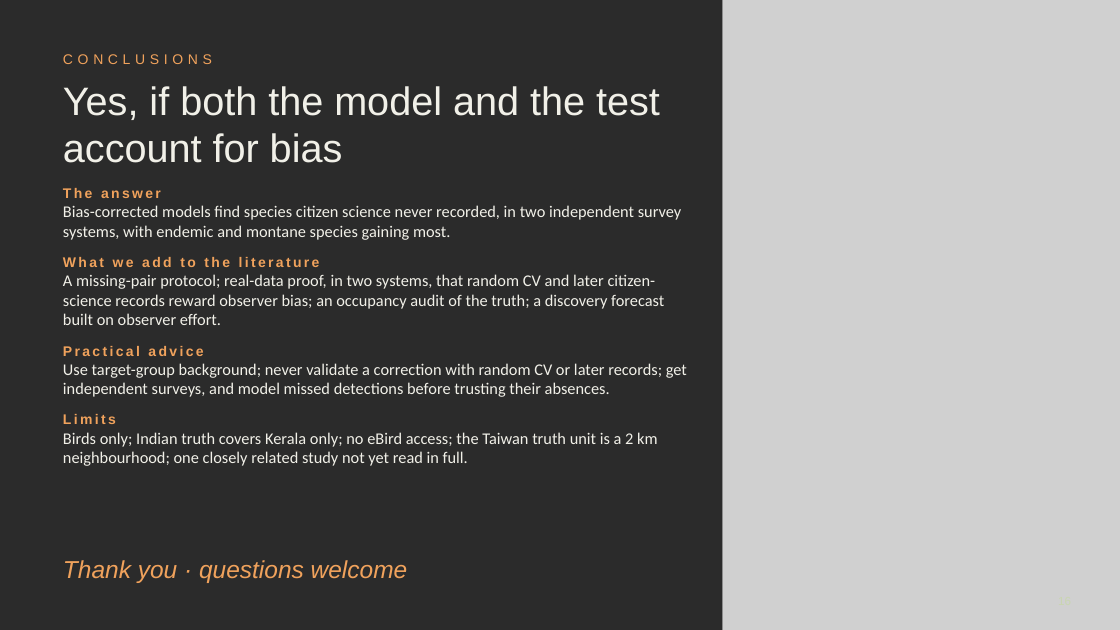
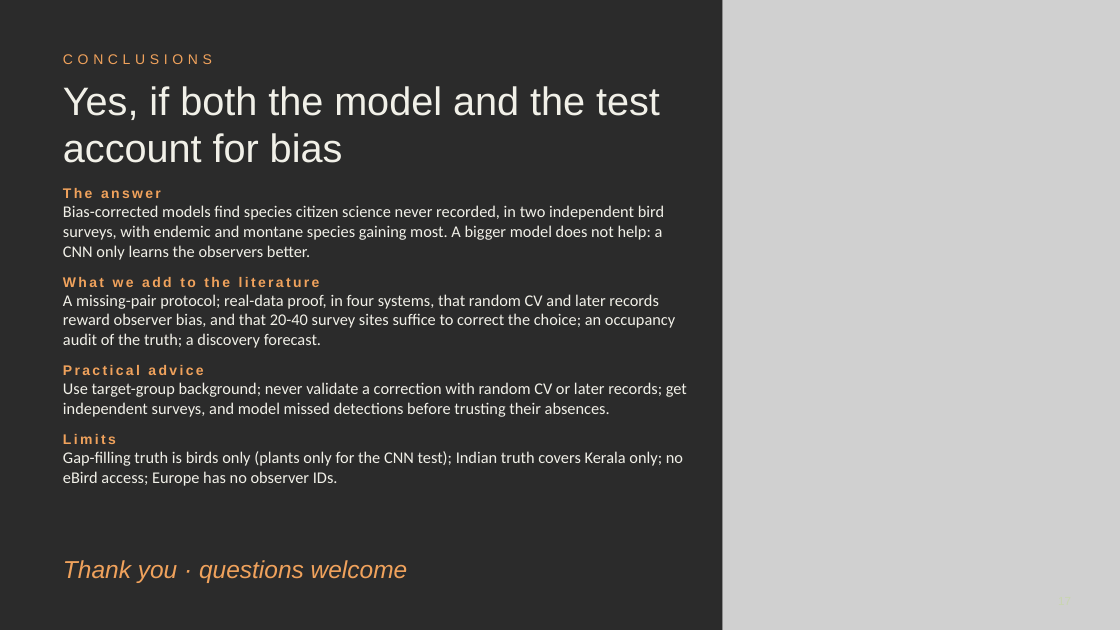
Before and after one commit to Incognius/EVST-Project-Nallagatla-Kingdom, a slide deck: slide 17 of final/EVST_Topic11_Final.pptx (slide 16 before the commit). Drawn at 1120x630 pixels with LibreOffice and Linux fonts; fonts in the diff are those of the drawing; grey boxes stand for pictures; background and template pictures are left out; a plain dark background stands for a picture behind light text. Boxes give left, top, right and bottom in pixels: in the first picture for what was removed or moved away, otherwise in the second. Text is boxed around its words. In the diff, an @@ line names an element or a change of style, - is before the commit and + after.

```diff
--- a/final/EVST_Topic11_Final.pptx
+++ b/final/EVST_Topic11_Final.pptx
@@ text at box(63, 205, 664, 260): text changed @@
-Bias-corrected models find species citizen science never recorded, in two independent survey systems, with endemic and montane species gaining most.
+Bias-corrected models find species citizen science never recorded, in two independent bird surveys, with endemic and montane species gaining most. A bigger model does not help: a CNN only learns the observers better.
@@ text at box(63, 294, 675, 348): text changed @@
-A missing-pair protocol; real-data proof, in two systems, that random CV and later citizen-science records reward observer bias; an occupancy audit of the truth; a discovery forecast built on observer effort.
+A missing-pair protocol; real-data proof, in four systems, that random CV and later records reward observer bias, and that 20-40 survey sites suffice to correct the choice; an occupancy audit of the truth; a discovery forecast.
@@ text at box(63, 451, 683, 486): text changed @@
-Birds only; Indian truth covers Kerala only; no eBird access; the Taiwan truth unit is a 2 km neighbourhood; one closely related study not yet read in full.
+Gap-filling truth is birds only (plants only for the CNN test); Indian truth covers Kerala only; no eBird access; Europe has no observer IDs.
@@ page number at box(1038, 590, 1080, 615): text changed @@
-16
+17
```
Also in this commit, not shown: 9 other slides changed, 2 slides added, 1 slide removed, 18 other files.
